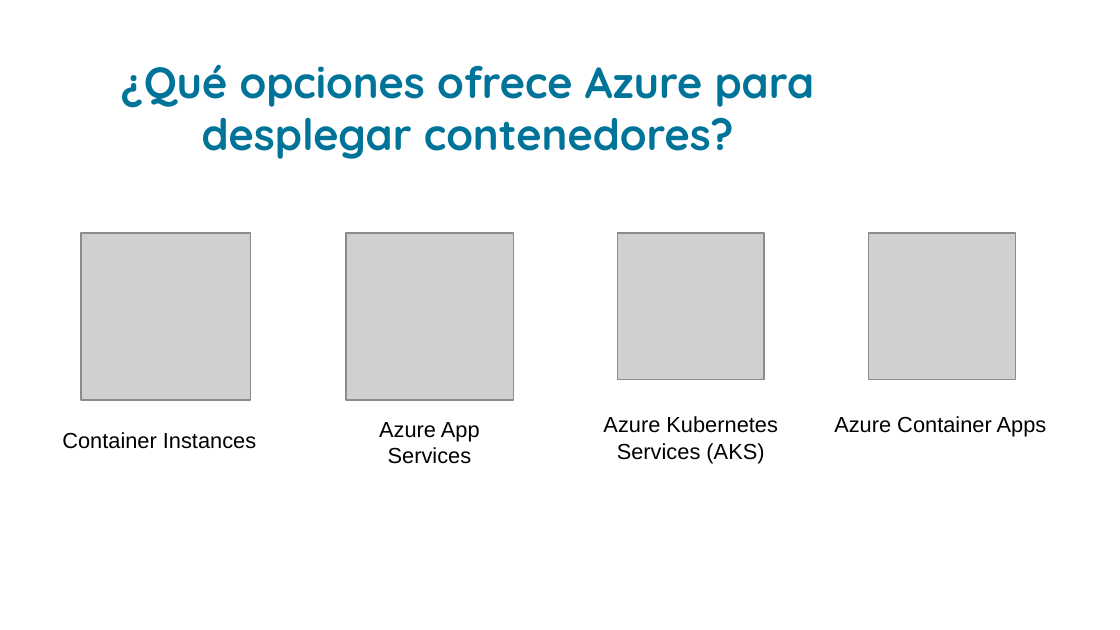
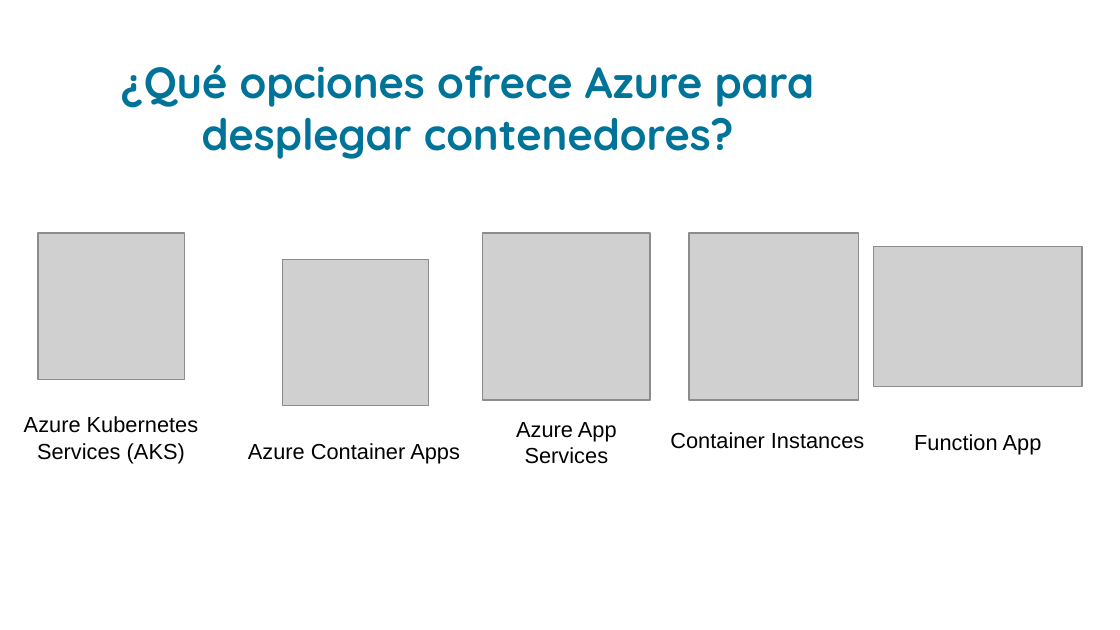
Before and after one commit to grupoinetel/curso-devops-ulpgc, a slide deck: slide 32 of ppt/container_apps-devops-ulpgc.pptx. Drawn at 1120x630 pixels with LibreOffice and Linux fonts; fonts in the diff are those of the drawing; grey boxes stand for pictures; background and template pictures are left out. Boxes give left, top, right and bottom in pixels: in the first picture for what was removed or moved away, otherwise in the second. Text is boxed around its words. In the diff, an @@ line names an element or a change of style, - is before the commit and + after.

Commit message:
minor fixes container_apps slides

```diff
--- a/ppt/container_apps-devops-ulpgc.pptx
+++ b/ppt/container_apps-devops-ulpgc.pptx
@@ picture moved from (x1=618, y1=233, x2=765, y2=380) to (x1=38, y1=233, x2=185, y2=380) @@
@@ picture moved from (x1=346, y1=233, x2=513, y2=400) to (x1=483, y1=233, x2=650, y2=400) @@
@@ picture moved from (x1=81, y1=233, x2=250, y2=400) to (x1=689, y1=233, x2=858, y2=400) @@
@@ picture moved from (x1=869, y1=233, x2=1016, y2=380) to (x1=282, y1=260, x2=429, y2=407) @@
@@ picture added at (x1=874, y1=246, x2=1082, y2=386) @@
@@ text "Azure Kubernetes Services (AKS)" moved from (x1=603, y1=416, x2=778, y2=463) to (x1=24, y1=416, x2=199, y2=463) @@
@@ text "Azure App Services" moved from (x1=379, y1=422, x2=480, y2=464) to (x1=516, y1=422, x2=617, y2=464) @@
@@ text "Azure Container Apps" moved from (x1=834, y1=416, x2=1047, y2=437) to (x1=248, y1=443, x2=460, y2=464) @@
@@ text "Container Instances" moved from (x1=62, y1=432, x2=256, y2=449) to (x1=670, y1=432, x2=864, y2=449) @@
@@ text added at (x1=914, y1=434, x2=1042, y2=455), 14 pt, text #000000 @@
+Function App
```
Also in this commit, not shown: 8 other slides changed, 2 slides added, 1 other file.
